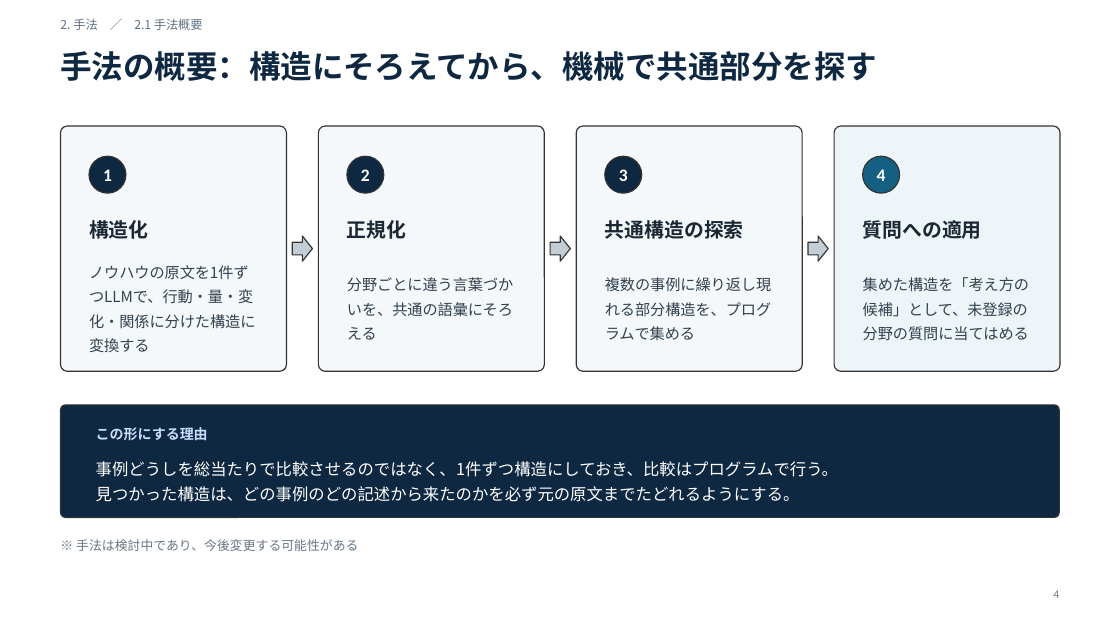
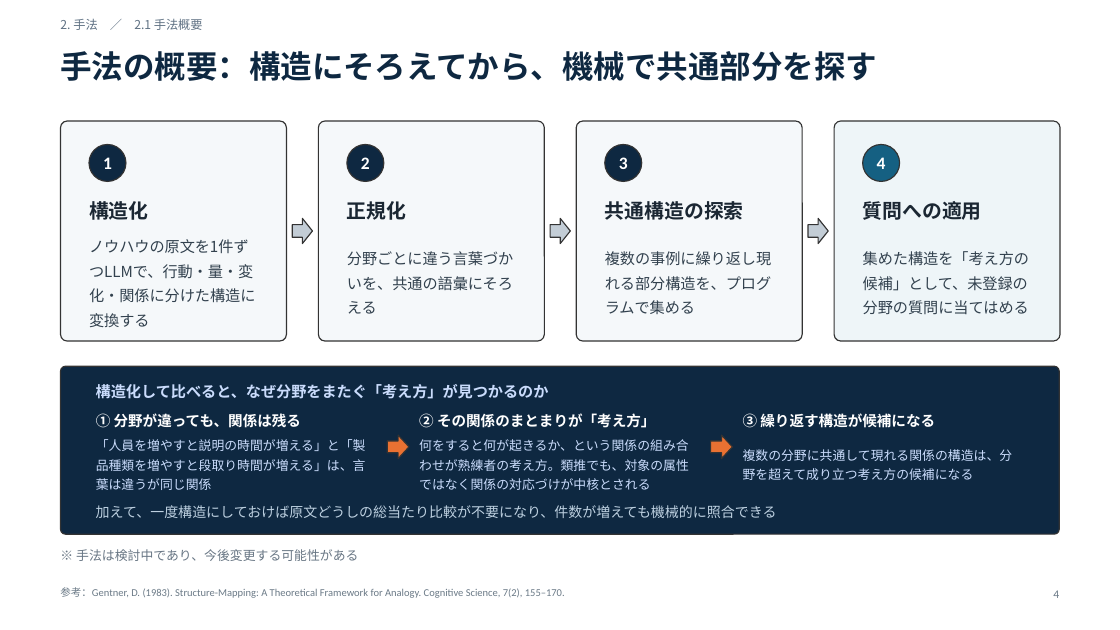
Before and after one commit to fumin0ri/structuring, a slide deck: slide 4 of インターン成果報告.pptx. Drawn at 1120x630 pixels with LibreOffice and Linux fonts; fonts in the diff are those of the drawing. Boxes give left, top, right and bottom in pixels: in the first picture for what was removed or moved away, otherwise in the second. Text is boxed around its words. In the diff, an @@ line names an element or a change of style, - is before the commit and + after.

```diff
--- a/インターン成果報告.pptx
+++ b/インターン成果報告.pptx
@@ rounded rectangle: place and size @@
-rounded rectangle at [60, 126, 287, 371]
+rounded rectangle at [60, 121, 287, 341]
@@ rounded rectangle: place and size @@
-rounded rectangle at [318, 126, 544, 371]
+rounded rectangle at [318, 121, 544, 341]
@@ rounded rectangle: place and size @@
-rounded rectangle at [576, 126, 802, 371]
+rounded rectangle at [576, 121, 802, 341]
@@ proportions changed in 5 elements at [60, 366, 1060, 534], [60, 121, 287, 341], [318, 121, 544, 341], [576, 121, 802, 341], [834, 121, 1060, 341] @@
@@ rounded rectangle: place and size @@
-rounded rectangle at [834, 126, 1060, 371]
+rounded rectangle at [834, 121, 1060, 341]
@@ 4 texts, 4 ellipses: place and size @@
-4 texts, 4 ellipses at [89, 156, 900, 193]
+4 texts, 4 ellipses at [89, 145, 900, 181]
@@ text "ノウハウの原文を1件ずつLLMで、行動・量・変化・関係に分けた構造に変換する": place and size @@
-text "ノウハウの原文を1件ずつLLMで、行動・量・変化・関係に分けた構造に変換する" at [89, 265, 255, 352]
+text "ノウハウの原文を1件ずつLLMで、行動・量・変化・関係に分けた構造に変換する" at [89, 239, 255, 327]
@@ text "分野ごとに違う言葉づかいを、共通の語彙にそろえる": place and size @@
-text "分野ごとに違う言葉づかいを、共通の語彙にそろえる" at [347, 277, 513, 340]
+text "分野ごとに違う言葉づかいを、共通の語彙にそろえる" at [347, 251, 513, 314]
@@ text "複数の事例に繰り返し現れる部分構造を、プログラムで集める": place and size @@
-text "複数の事例に繰り返し現れる部分構造を、プログラムで集める" at [605, 277, 771, 340]
+text "複数の事例に繰り返し現れる部分構造を、プログラムで集める" at [605, 251, 771, 314]
@@ 4 texts, 3 right arrows: place and size @@
-4 texts, 3 right arrows at [89, 220, 982, 261]
+4 texts, 3 right arrows at [89, 201, 982, 244]
@@ text "集めた構造を「考え方の候補」として、未登録の分野の質問に当てはめる": place and size @@
-text "集めた構造を「考え方の候補」として、未登録の分野の質問に当てはめる" at [863, 277, 1029, 340]
+text "集めた構造を「考え方の候補」として、未登録の分野の質問に当てはめる" at [863, 251, 1029, 314]
@@ rounded rectangle: place and size @@
-rounded rectangle at [60, 405, 1060, 518]
+rounded rectangle at [60, 366, 1060, 534]
@@ text added at [96, 384, 549, 399], 13 pt, text #CADCFC, bold @@
+構造化して比べると、なぜ分野をまたぐ「考え方」が見つかるのか
@@ text added at [96, 413, 301, 428], 12.5 pt, text #FFFFFF, bold @@
+① 分野が違っても、関係は残る
@@ text added at [419, 413, 655, 428], 12.5 pt, text #FFFFFF, bold @@
+② その関係のまとまりが「考え方」
@@ text added at [743, 413, 935, 428], 12.5 pt, text #FFFFFF, bold @@
+③ 繰り返す構造が候補になる
@@ text removed at [96, 427, 208, 441] @@
-この形にする理由
@@ text added at [96, 439, 366, 490], 11 pt, text #CADCFC @@
+「人員を増やすと説明の時間が増える」と「製品種類を増やすと段取り時間が増える」は、言葉は違うが同じ関係
@@ right arrow added at [387, 435, 409, 459], fill #E97132, outline #333333 1 pt @@
@@ text added at [419, 439, 689, 490], 11 pt, text #CADCFC @@
+何をすると何が起きるか、という関係の組み合わせが熟練者の考え方。類推でも、対象の属性ではなく関係の対応づけが中核とされる
@@ right arrow added at [711, 435, 733, 459], fill #E97132, outline #333333 1 pt @@
@@ text added at [743, 449, 1013, 480], 11 pt, text #CADCFC @@
+複数の分野に共通して現れる関係の構造は、分野を超えて成り立つ考え方の候補になる
@@ text removed at [96, 461, 838, 502] @@
-事例どうしを総当たりで比較させるのではなく、1件ずつ構造にしておき、比較はプログラムで行う。
-見つかった構造は、どの事例のどの記述から来たのかを必ず元の原文までたどれるようにする。
@@ text added at [96, 505, 777, 518], 12 pt, text #BDD0E0 @@
+加えて、一度構造にしておけば原文どうしの総当たり比較が不要になり、件数が増えても機械的に照合できる
@@ text "※ 手法は検討中であり、今後変更する可能性がある": place and size @@
-text "※ 手法は検討中であり、今後変更する可能性がある" at [76, 539, 358, 551]
+text "※ 手法は検討中であり、今後変更する可能性がある" at [76, 549, 358, 561]
@@ text added at [60, 587, 565, 598], 9 pt, text #6B7A87 @@
+参考：Gentner, D. (1983). Structure-Mapping: A Theoretical Framework for Analogy. Cognitive Science, 7(2), 155–170.
```
Also in this commit, not shown: 1 other slide changed.
